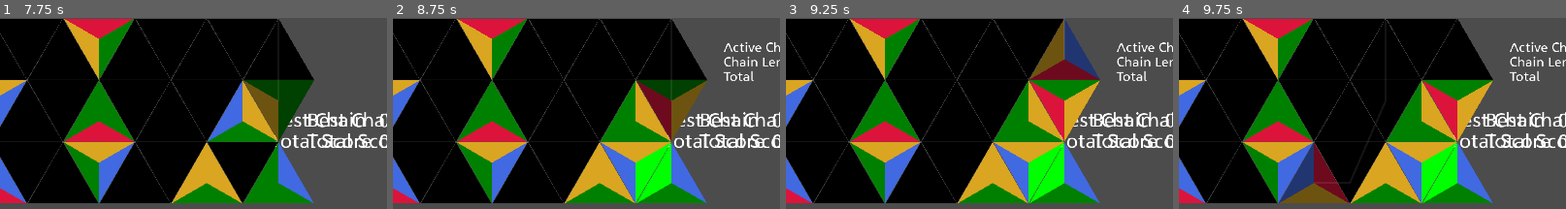
Above: before the commit, frames 1-4 (left to right).
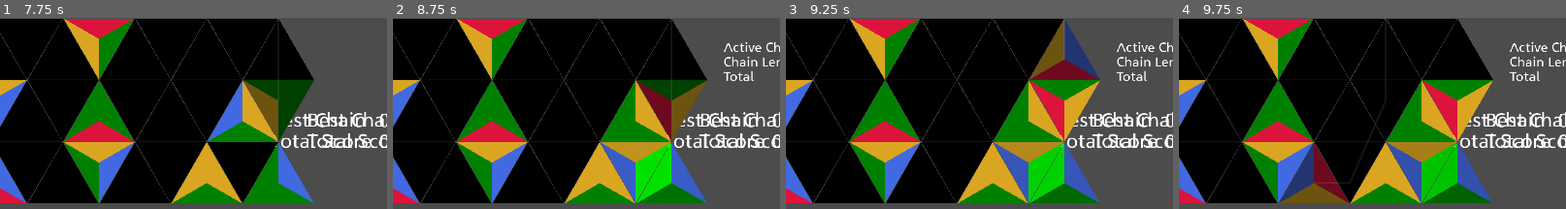
Above: after the commit, the same moments.

Repository: BoatsandJoes/tri-twist
Game: Godot game, scene res://scenes/ui/MainMenu.tscn
Same seed, same stepped clock (60 frames per second), same inputs: the game is played once before the commit and once after it.
Inputs:
- Up to frame 1 (7.75 s): click "Go go go" at 0.5 s; tap Enter (ui_accept) at 1.25, 1.52, 2.27, 3.77, 4.52, 5.27, 6.77, 7.52 s; hold Keypad 6 (clockwise) 1.28-2.03 s; hold Up (ui_up) 1.28-2.78 s; tap Keypad 7 (counterclockwise) every 1.5 s from 2.1 to 6.6 s; hold Keypad 6 (clockwise) 2.78-3.53 s; hold A (left) 2.78-4.28 s; hold Down (ui_down) 4.28-5.03 s; hold Keypad 6 (clockwise) 4.28-5.03 s; hold D (right) 5.03-5.78 s; hold Up (ui_up) 5.78-6.53 s; hold Keypad 6 (clockwise) 5.78-6.53 s; hold D (right) from 6.53 s (still down); hold Keypad 6 (clockwise) from 7.28 s (still down)
- Up to frame 2 (8.75 s): keep holding D (right); release Keypad 6 (clockwise) at 8.03 s; tap Keypad 7 (counterclockwise) at 8.1 s; tap Enter (ui_accept) at 8.27 s
- Up to frame 3 (9.25 s): release D (right) at 8.78 s; hold Down (ui_down) from 8.78 s (still down); hold Keypad 6 (clockwise) from 8.78 s (still down)
- Up to frame 4 (9.75 s): release Down (ui_down) at 9.53 s; release Keypad 6 (clockwise) at 9.53 s; hold A (left) from 9.53 s (still down); tap Keypad 7 (counterclockwise) at 9.6 s
The pictures show only the part of the screen within x 30-80%, y 50-100%; the shares and areas given below are measured in that part.

Frame 1 is identical in both runs. In frame 2, 4.7% of the frame differs, in the area x 53-81%, y 64-97%; in frame 3, 4.9%; in frame 4, 5.9%.

Commit message:
Add piece fade effect for active chain.

Diff:
--- a/scenes/TriangleCell.gd
+++ b/scenes/TriangleCell.gd
@@ -216,6 +216,7 @@
 	$ClearTimer.stop()
 	if (edge == Direction.VERTICAL_POINT):
 		# Immediately blank tile.
+		set_modulate(Color(1,1,1))
 		set_colors(colors.size() - 1, colors.size() - 1, colors.size() - 1)
 		isMarkedForInactiveClear = false
 		isDroppingFromActive = false
@@ -550,8 +551,10 @@
 	return [emptyCell, direction, tumbleResult]
 
 # Called every frame. 'delta' is the elapsed time since the previous frame.
-#func _process(delta):
-#	pass
+func _process(delta):
+	if !$ClearTimer.is_stopped():
+		var timeLeftRatio = ($ClearTimer.time_left + 0.4 * ($ClearTimer.wait_time - $ClearTimer.time_left)) / $ClearTimer.wait_time
+		set_modulate(Color(timeLeftRatio, timeLeftRatio, timeLeftRatio))
 
 func _on_ClearTimer_timeout():
 	# visual effect
Not shown, changed: notes/notes.txt
